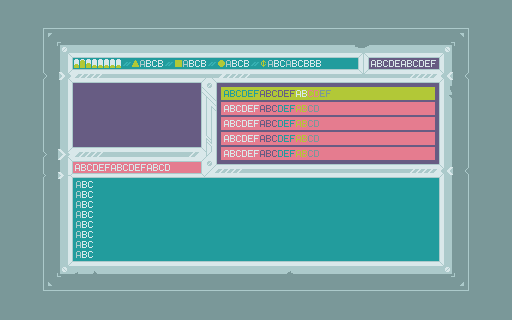
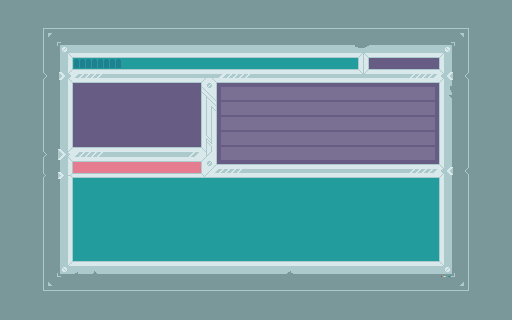
Layered file, before and after one edit (512 × 320). Changes by layer:
showed "Text Mask", painted on it over [74, 59, 436, 258]
